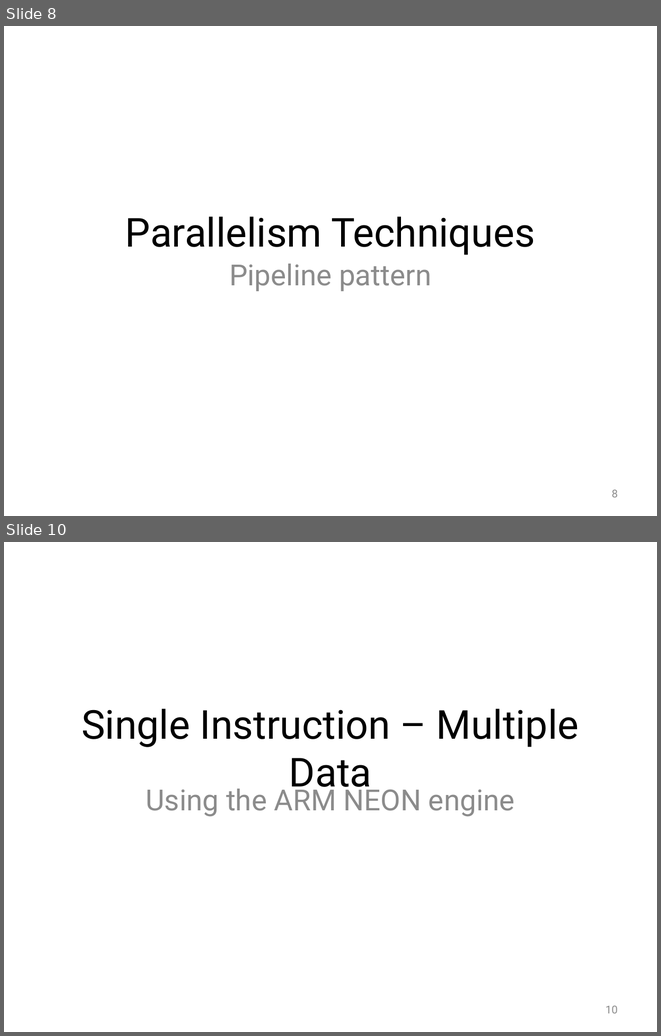
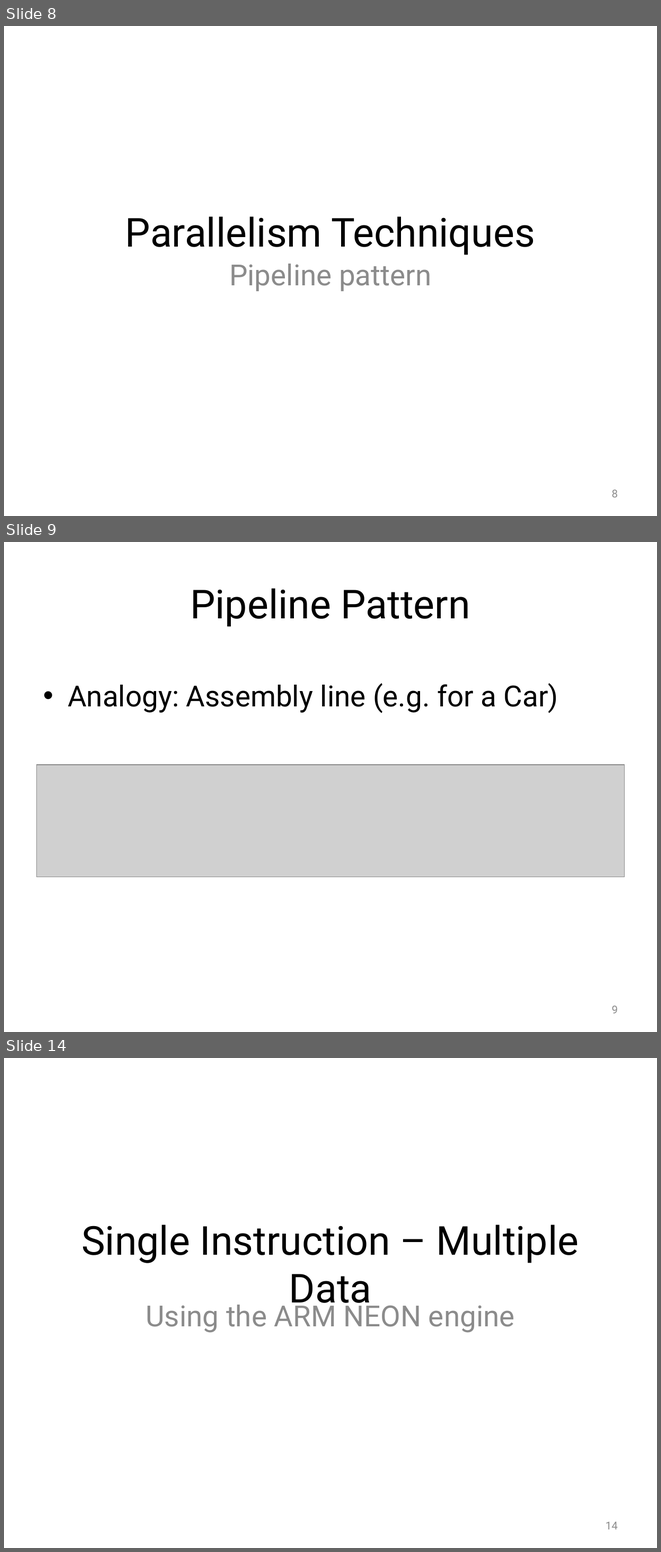
Before and after one commit to Jule/aw1, a slide deck: Praese/Presentation1.pptx. Shown one above the other, each under a label of ours: slides 8 and 10 before the commit, slides 8, 9 and 14 after it; the slides between them are not shown. The pictures are 661x1036 and 661x1552 pixels, drawn with LibreOffice and Linux fonts; fonts in the diff are those of the drawing; grey boxes stand for pictures; background and template pictures are left out. Boxes give left, top, right and bottom in pixels: in the first picture for what was removed or moved away, otherwise in the second. Text is boxed around its words. In the diff, an @@ line names an element or a change of style, - is before the commit and + after.

Commit message:
Add example of the pipeline pattern idea

```diff
--- a/Praese/Presentation1.pptx
+++ b/Praese/Presentation1.pptx
@@ slide 9 added at (4, 542, 657, 1032), background picture (left out) @@
@@ title added at (190, 588, 470, 627), 44 pt, text #000000 @@
+Pipeline Pattern
@@ text added at (68, 683, 558, 713), 32 pt, text #000000 @@
+• Analogy: Assembly line (e.g. for a Car)
@@ picture added at (37, 765, 624, 877) @@
@@ page number added at (612, 1005, 618, 1013), 12 pt, text #8C8C8C @@
+9
@@ what was slide 10 is now slide 14 @@
@@ page number at (606, 1521, 618, 1529): text changed @@
-10
+14
```
Also in this commit, not shown: 4 other slides added, 1 slide removed, 2 other files.
